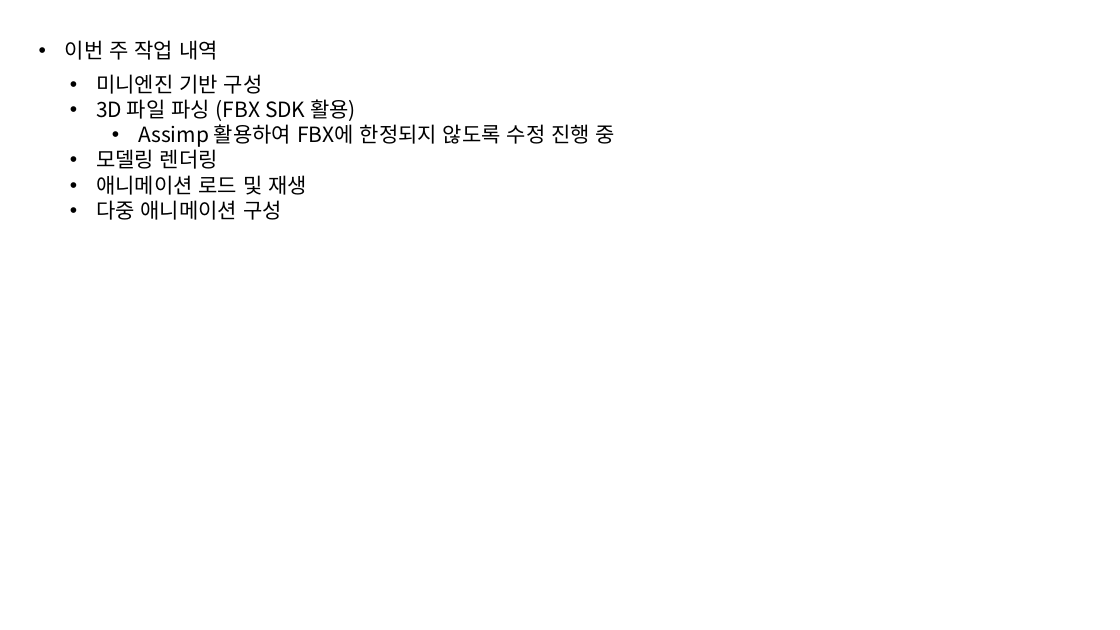
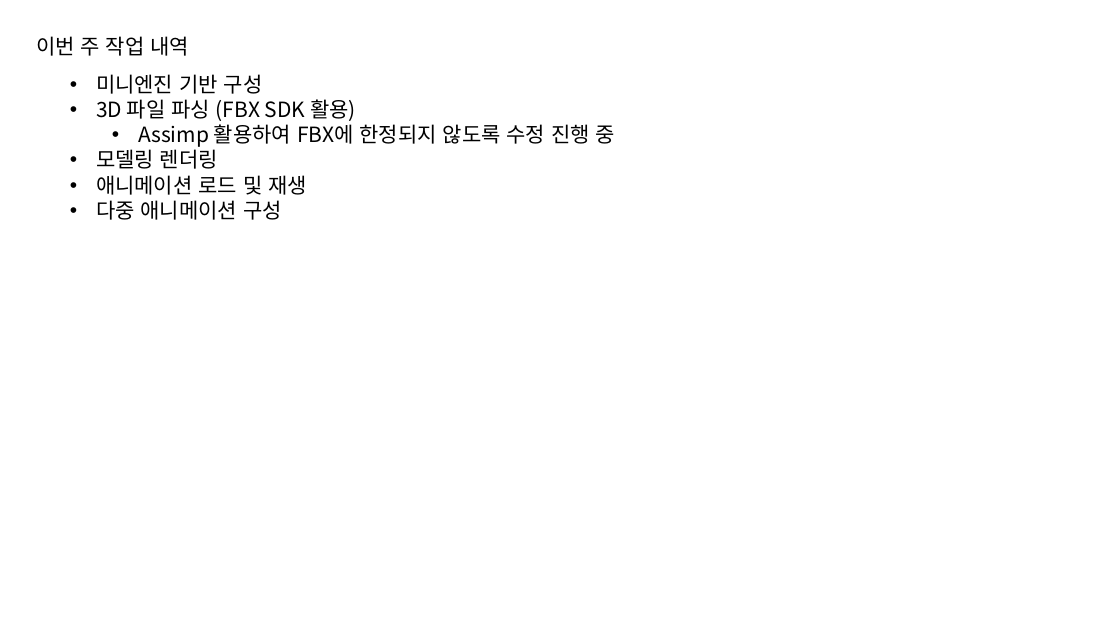
Before and after one commit to jhk0701/CharacterAnimation, a slide deck: slide 3 of PPT/template/주차별 발표.pptx. Drawn at 1120x630 pixels with LibreOffice and Linux fonts; fonts in the diff are those of the drawing. Boxes give left, top, right and bottom in pixels: in the first picture for what was removed or moved away, otherwise in the second. Text is boxed around its words. In the diff, an @@ line names an element or a change of style, - is before the commit and + after.

```diff
--- a/PPT/template/주차별 발표.pptx
+++ b/PPT/template/주차별 발표.pptx
@@ text "이번 주 작업 내역" at box(36, 36, 189, 56): bullet • to none @@
```
Also in this commit, not shown: 1 other slide changed, 8 other files.
